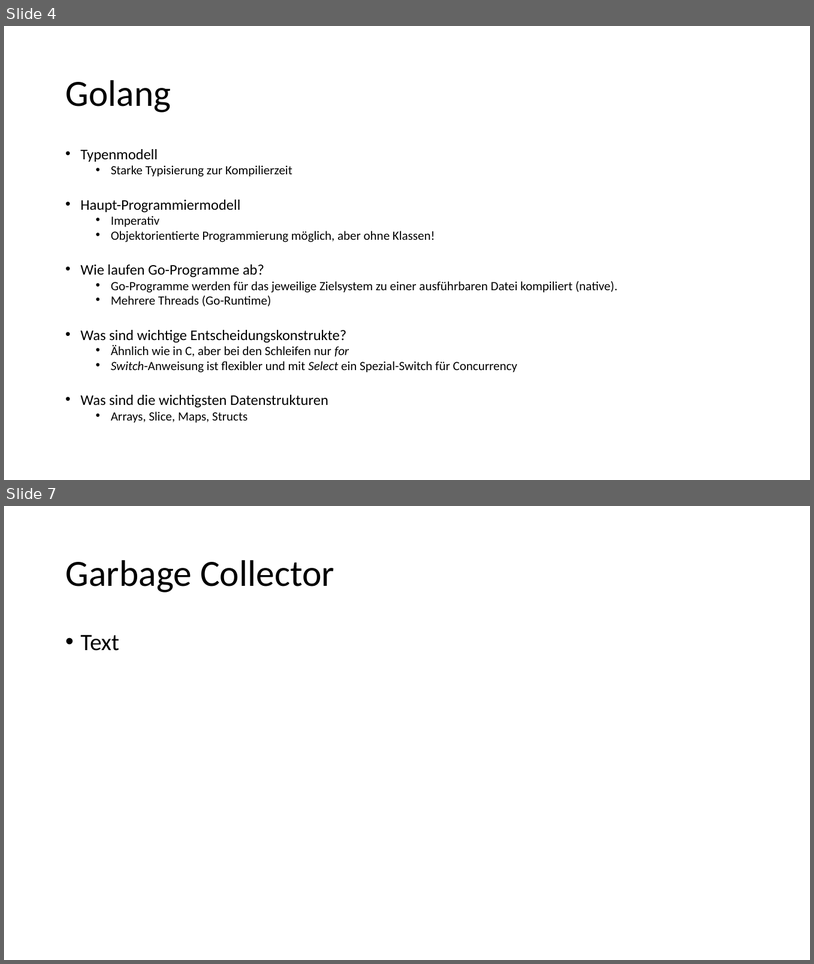
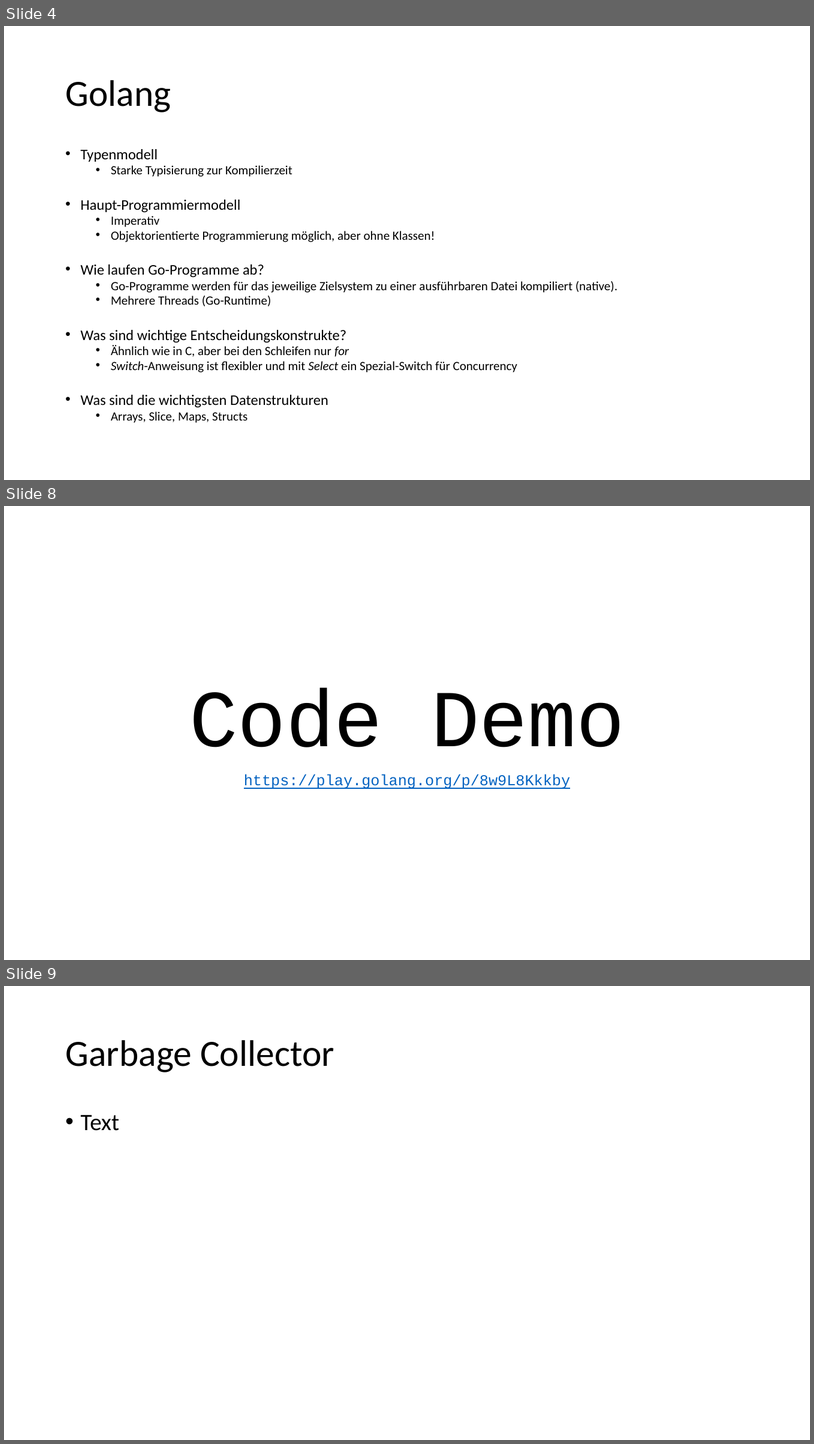
Before and after one commit to alexsuter/golang-experience, a slide deck: presi/presi.pptx. Shown one above the other, each under a label of ours: slides 4 and 7 before the commit, slides 4, 8 and 9 after it; the slides between them are not shown. The pictures are 814x964 and 814x1444 pixels, drawn with LibreOffice and Linux fonts; fonts in the diff are those of the drawing. Boxes give left, top, right and bottom in pixels: in the first picture for what was removed or moved away, otherwise in the second. Text is boxed around its words. In the diff, an @@ line names an element or a change of style, - is before the commit and + after.

```diff
--- a/presi/presi.pptx
+++ b/presi/presi.pptx
@@ slide 8 added at <box>4,506,810,960</box>, background #FFFFFF @@
@@ text added at <box>189,688,625,789</box>, 18 pt, text #0563C1, underline @@
+Code Demo
+https://play.golang.org/p/8w9L8Kkkby
@@ what was slide 7 is now slide 9 @@
```
Also in this commit, not shown: 2 slides changed, 2 other slides added, 1 slide removed.
